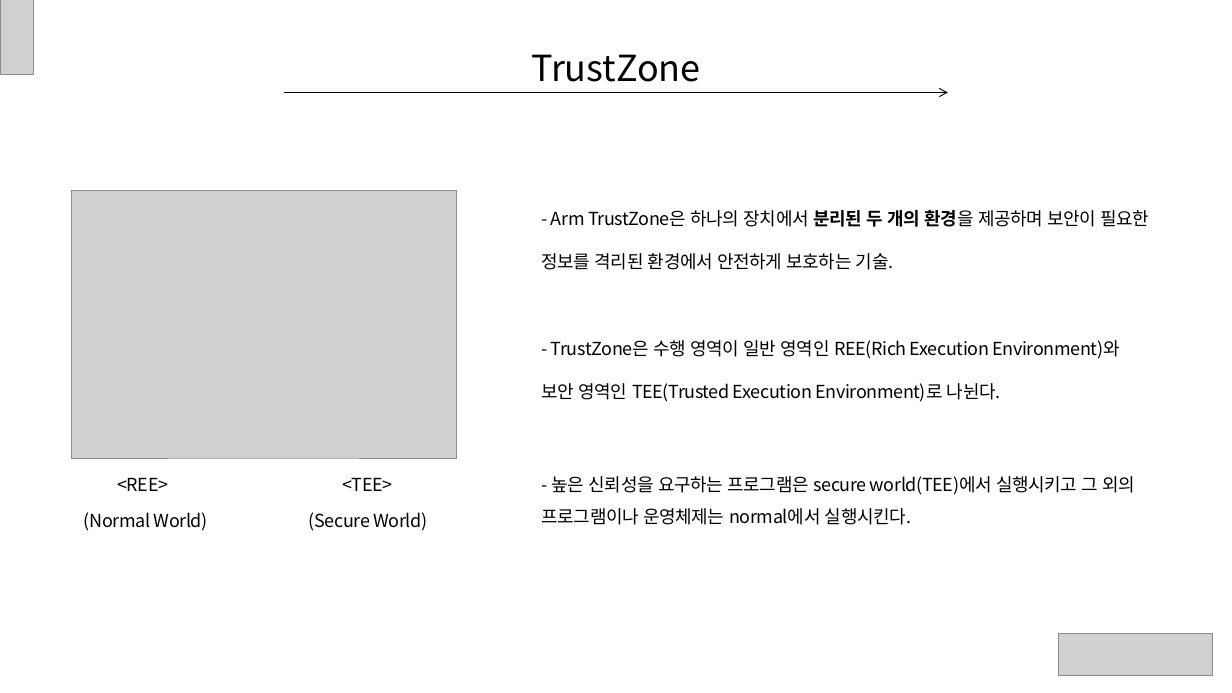
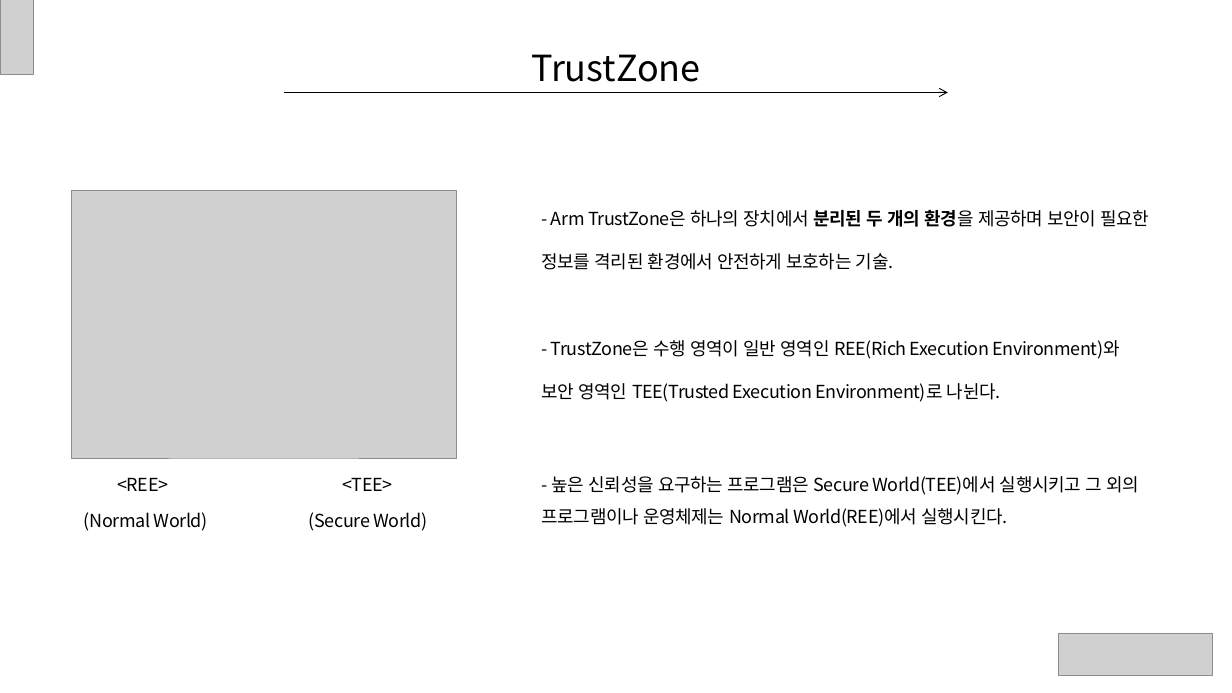
Before and after one commit to ryusangwon/Arm-Trustzone, a slide deck: slide 5 of TrustZone.pptx. Drawn at 1232x693 pixels with LibreOffice and Linux fonts; fonts in the diff are those of the drawing; grey boxes stand for pictures. Boxes give left, top, right and bottom in pixels: in the first picture for what was removed or moved away, otherwise in the second. Text is boxed around its words. In the diff, an @@ line names an element or a change of style, - is before the commit and + after.

```diff
--- a/TrustZone.pptx
+++ b/TrustZone.pptx
@@ text at <box>541,476,1139,527</box>: text changed @@
-- 높은 신뢰성을 요구하는 프로그램은 secure world(TEE)에서 실행시키고 그 외의 프로그램이나 운영체제는 normal에서 실행시킨다.
+- 높은 신뢰성을 요구하는 프로그램은 Secure World(TEE)에서 실행시키고 그 외의 프로그램이나 운영체제는 Normal World(REE)에서 실행시킨다.
```
Also in this commit, not shown: 2 other slides changed.
